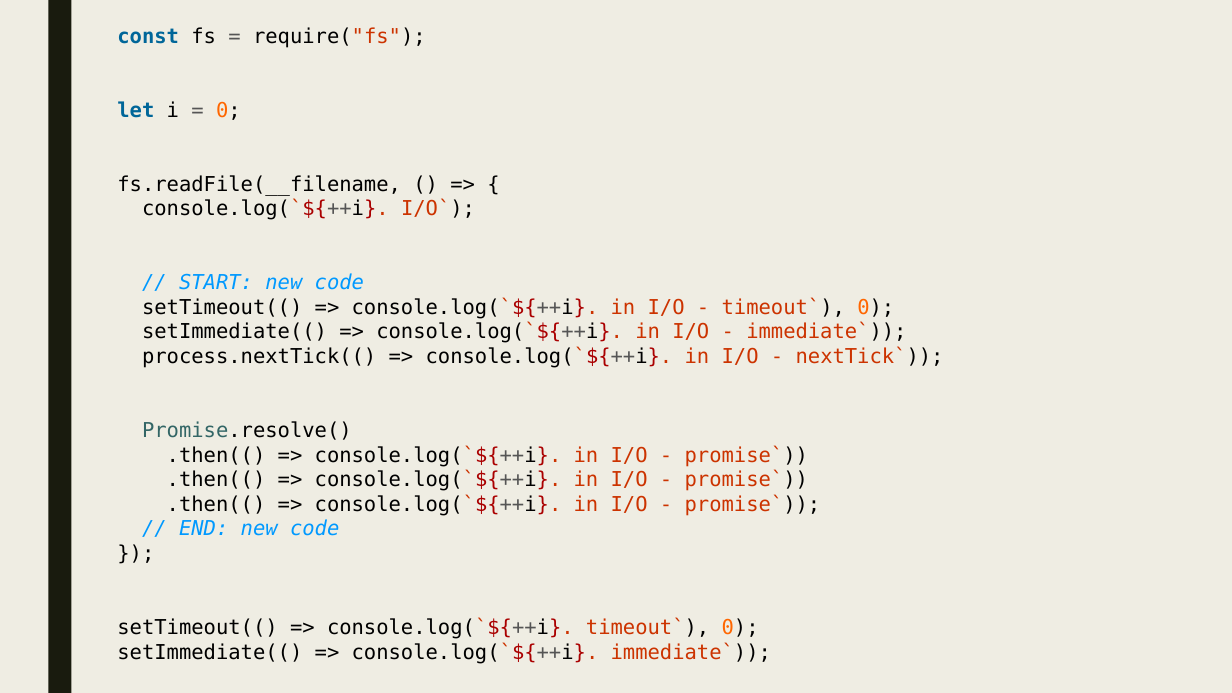
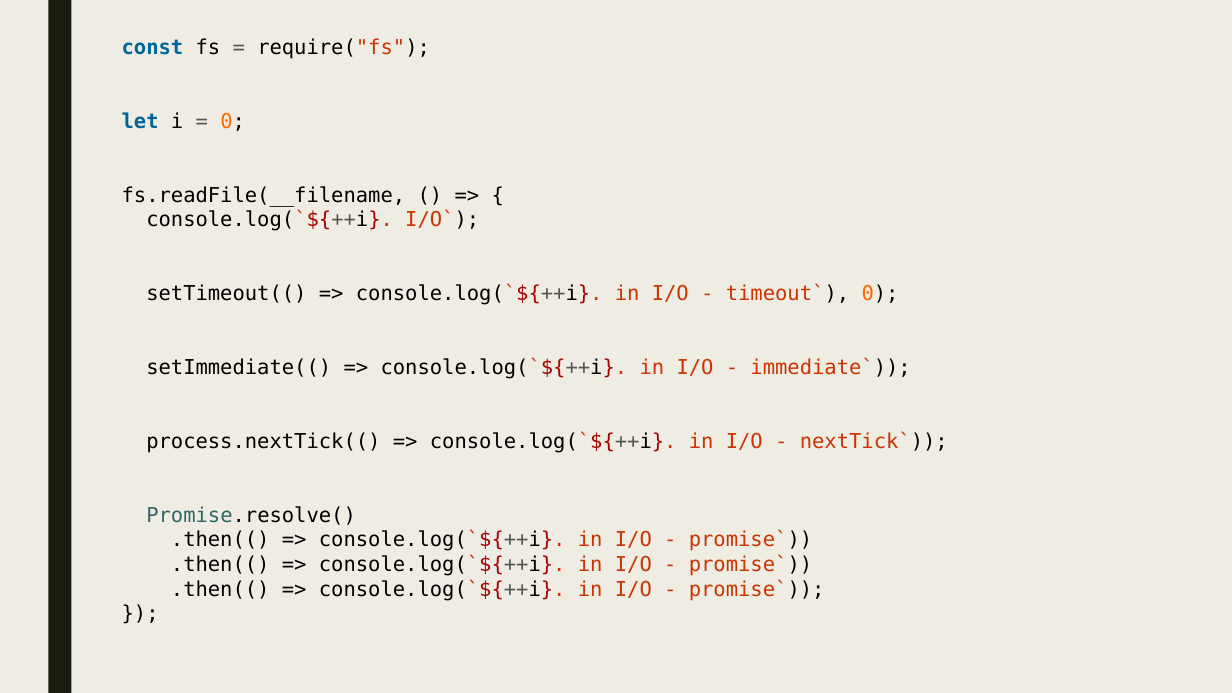
Before and after one commit to nabriski/lectures, a slide deck: slide 13 of event-loop/prez.pptx (slide 9 before the commit). Drawn at 1232x693 pixels with LibreOffice and Linux fonts; fonts in the diff are those of the drawing. Boxes give left, top, right and bottom in pixels: in the first picture for what was removed or moved away, otherwise in the second. Text is boxed around its words. In the diff, an @@ line names an element or a change of style, - is before the commit and + after.

```diff
--- a/event-loop/prez.pptx
+++ b/event-loop/prez.pptx
@@ text "const fs = require("fs");": place and size @@
-text "const fs = require("fs");" at [117,27,944,664]
+text "const fs = require("fs");" at [122,38,948,601]
@@ text at [179,273,364,290]: paragraph removed @@
-// START: new code
@@ text at [179,519,339,536]: paragraph removed @@
-// END: new code
@@ text at [117,617,771,664]: paragraphs removed @@
-setTimeout(() => console.log(`${++i}. timeout`), 0);
-setImmediate(() => console.log(`${++i}. immediate`));
```
Also in this commit, not shown: 2 other slides changed, 7 slides added, 3 other files.
